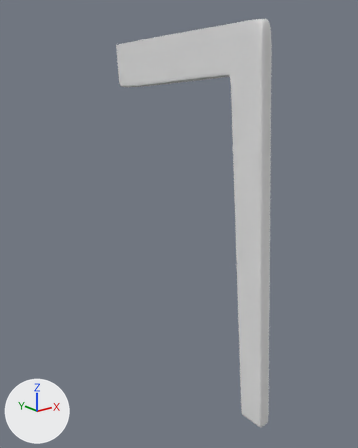
One commit to the Blender file Chair/Chair.blend: the scene before it, then after it.
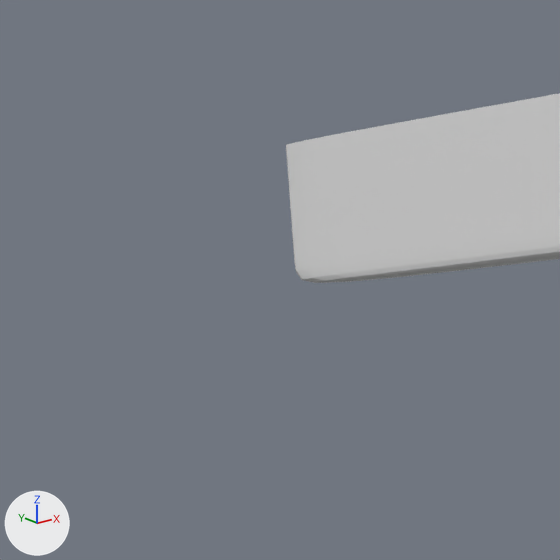
Each version appears first whole from a 50 mm camera at (-0.73, -2.82, 2.11) aimed at (1.32, -0.25, 1.08), and next in a close-up on the part from 8% to 56% of the width and 0% to 39% of the height. Every picture has the same lights, and +X, +Y and +Z are marked at lower left.
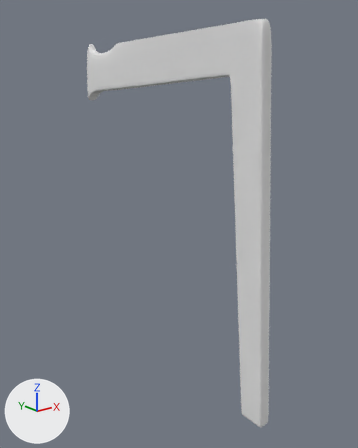
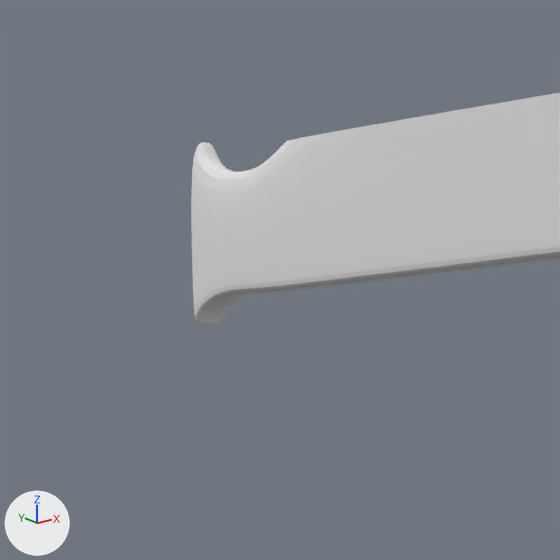
Boxes [x1, y1, x2, y2] around the edits, measured in the close-ups (560 x 560 px):
'Cube', reshaped: before [286, 93, 560, 283]; after [191, 93, 560, 324]

Edits to the bpy script that builds the scene:
```text
Change me_cube_001:
    used by ob_cube; location = (1.274, -0.726, 1.697); rotation_euler = (0.0, 0.0, 1.571), in degrees (0, 0, 90); scale = (0.0832, 0.0832, 0.0832)
    remove me_cube_001.from_pydata(...)  # 43 vertices, 30 faces, 1 loose edge; spans x -5.2..13.5, y -0.5..0.5, z -20.4..7.8
    add me_cube_001.from_pydata(...)  # 67 vertices, 54 faces, 1 loose edge; spans x -5.2..18.4, y -0.5..0.5, z -20.4..7.8
    me_cube_001 part 1
    2 faces are deleted
    2 vertices move from x 13.5, y -0.5..0.0, z 6.8 to x 13.5, y -0.5..0.0, z 6.9
    18 vertices are added at x 14.6..18.4, y -0.5..0.0, z 1.9..7.7
    6 new vertices lie (0.0, 0.5, 0.0) away from vertices in x 14.7..18.4, y -0.5, z 1.9..7.7
    26 new faces join them
```
